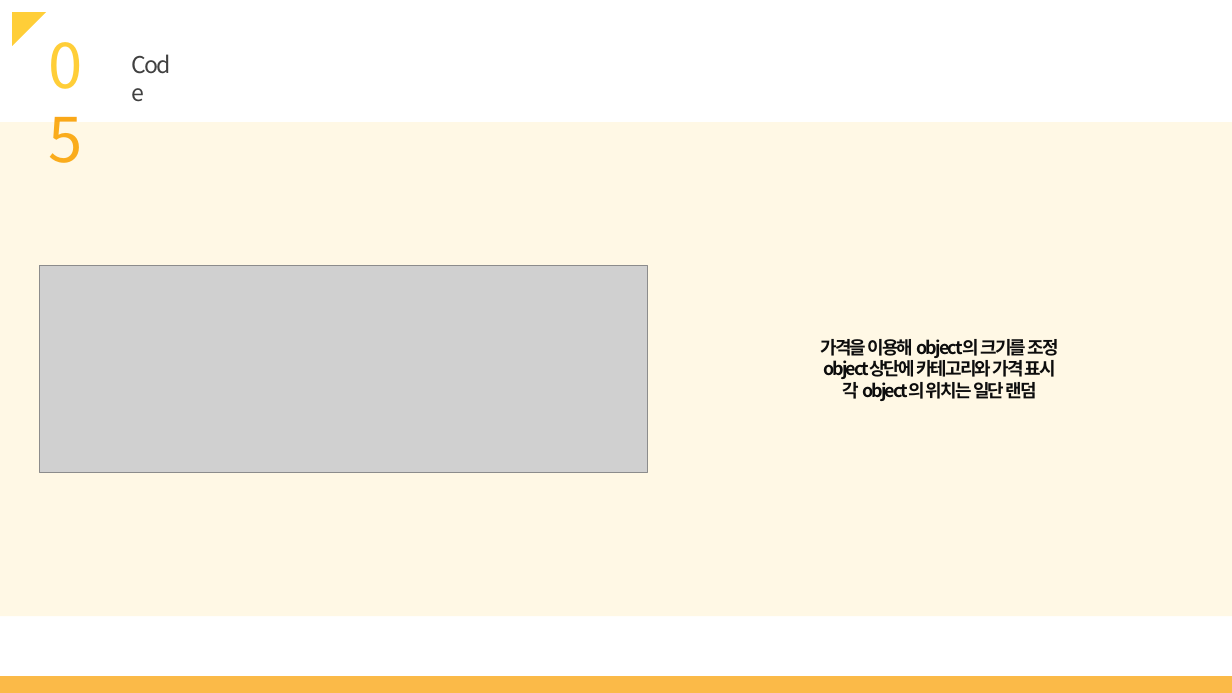
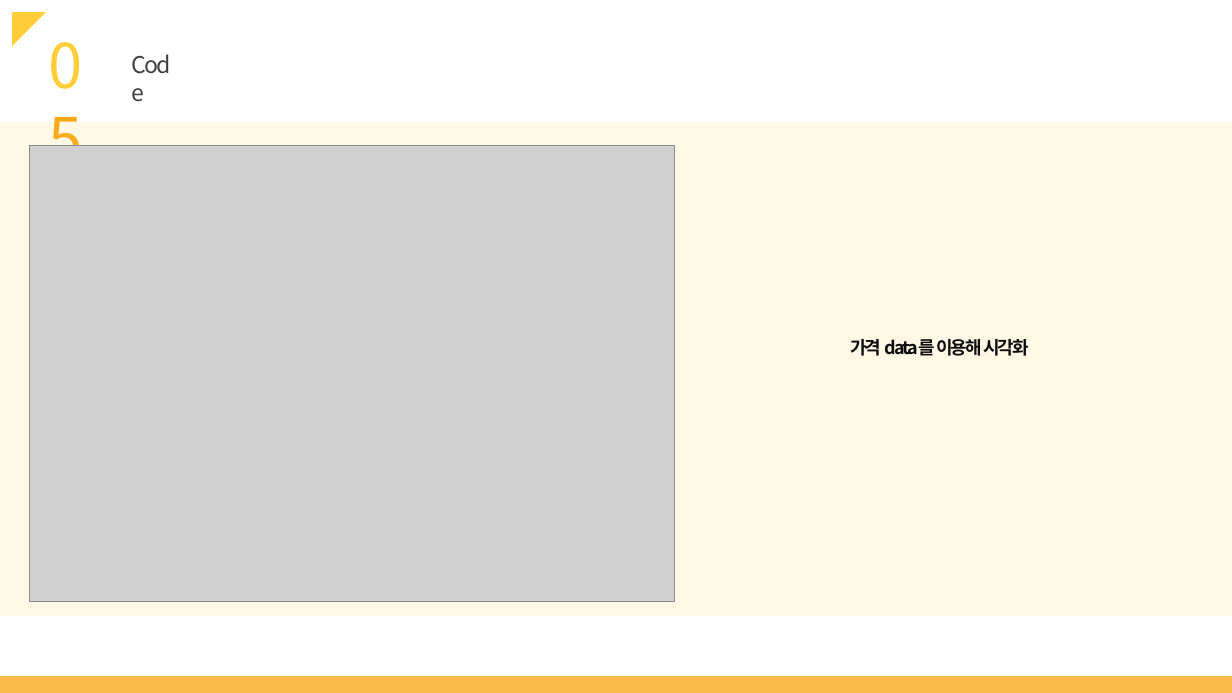
Before and after one commit to sharhp21/Data_visualization, a slide deck: slide 8 of data/중간발표_20134829_천용진.pptx. Drawn at 1232x693 pixels with LibreOffice and Linux fonts; fonts in the diff are those of the drawing; grey boxes stand for pictures. Boxes give left, top, right and bottom in pixels: in the first picture for what was removed or moved away, otherwise in the second. Text is boxed around its words. In the diff, an @@ line names an element or a change of style, - is before the commit and + after.

```diff
--- a/data/중간발표_20134829_천용진.pptx
+++ b/data/중간발표_20134829_천용진.pptx
@@ picture added at (x1=29, y1=145, x2=675, y2=601) @@
@@ picture removed at (x1=40, y1=265, x2=648, y2=472) @@
@@ text at (x1=850, y1=339, x2=1029, y2=356): text changed @@
-가격을 이용해 object의 크기를 조정
-object상단에 카테고리와 가격 표시
-각 object의 위치는 일단 랜덤
+가격 data를 이용해 시각화
```
Also in this commit, not shown: 3 other slides changed.
